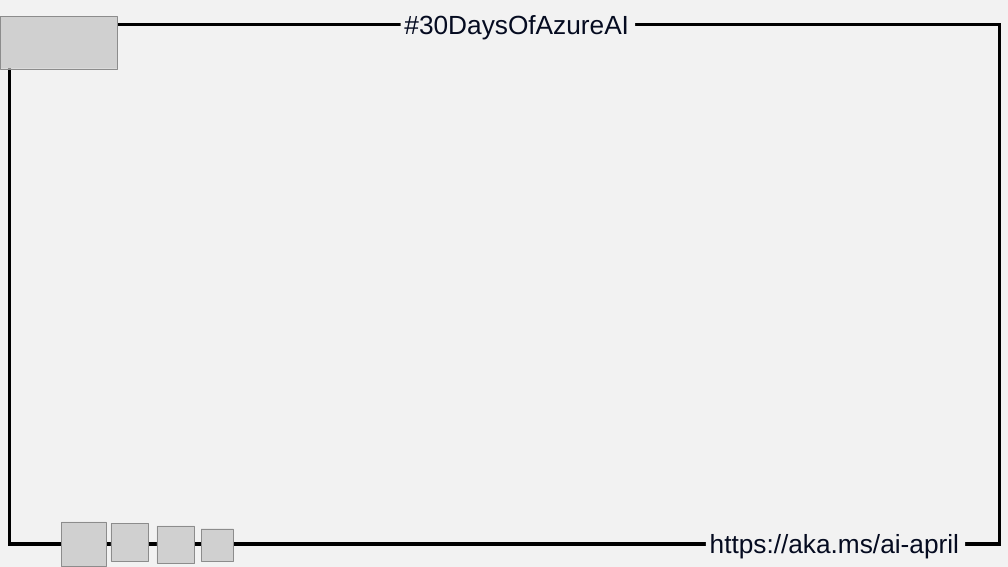
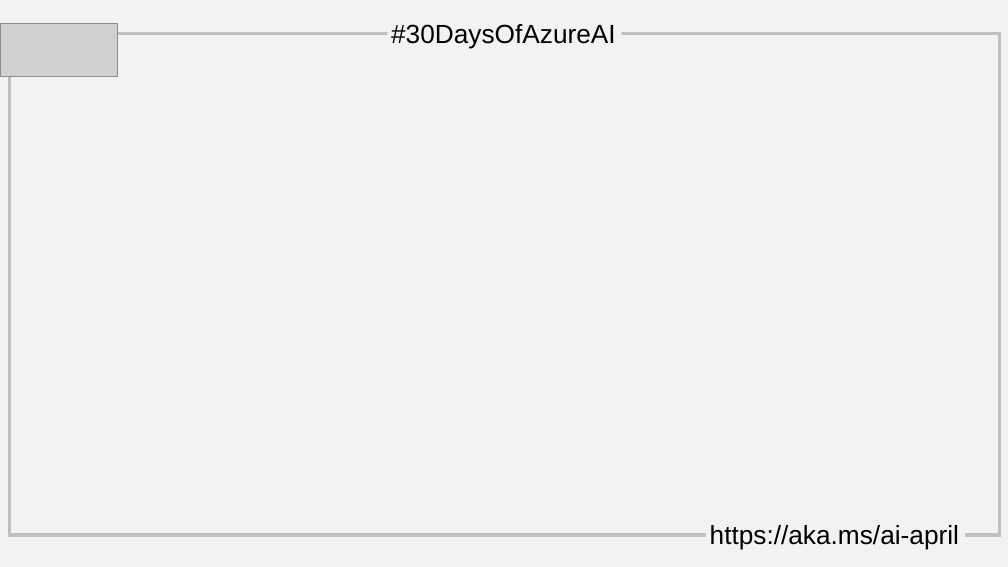
Before and after one commit to AzureAiDevs/30_days_blog_generator, a slide deck: slide 1 of assets/banner-1080p.pptx. Drawn at 1008x567 pixels with LibreOffice and Linux fonts; fonts in the diff are those of the drawing; grey boxes stand for pictures. Boxes give left, top, right and bottom in pixels: in the first picture for what was removed or moved away, otherwise in the second. Text is boxed around its words. In the diff, an @@ line names an element or a change of style, - is before the commit and + after.

```diff
--- a/assets/banner-1080p.pptx
+++ b/assets/banner-1080p.pptx
@@ picture: place and size @@
-picture at bbox=[0, 16, 117, 69]
+picture at bbox=[0, 23, 117, 76]
@@ text "#30DaysOfAzureAI" at bbox=[391, 24, 616, 48]: text colour #050B20 to #000000 @@
@@ text "#30DaysOfAzureAI": place and size @@
-text "#30DaysOfAzureAI" at bbox=[404, 15, 629, 40]
+text "#30DaysOfAzureAI" at bbox=[391, 24, 616, 48]
@@ rectangle: place and size @@
-rectangle at bbox=[10, 25, 1000, 544]
+rectangle at bbox=[10, 33, 1000, 535]
@@ rectangle at bbox=[10, 33, 1000, 535]: outline #000000 6 pt to #BFBFBF 6 pt @@
@@ picture removed at bbox=[62, 522, 106, 567] @@
@@ picture removed at bbox=[111, 523, 148, 561] @@
@@ picture removed at bbox=[157, 526, 194, 563] @@
@@ picture removed at bbox=[201, 529, 233, 561] @@
@@ text "https://aka.ms/ai-april": place and size @@
-text "https://aka.ms/ai-april" at bbox=[710, 534, 959, 559]
+text "https://aka.ms/ai-april" at bbox=[710, 525, 959, 550]
@@ text "https://aka.ms/ai-april" at bbox=[710, 525, 959, 550]: text colour #050B20 to #000000 @@
```
Also in this commit, not shown: 11 other files.
